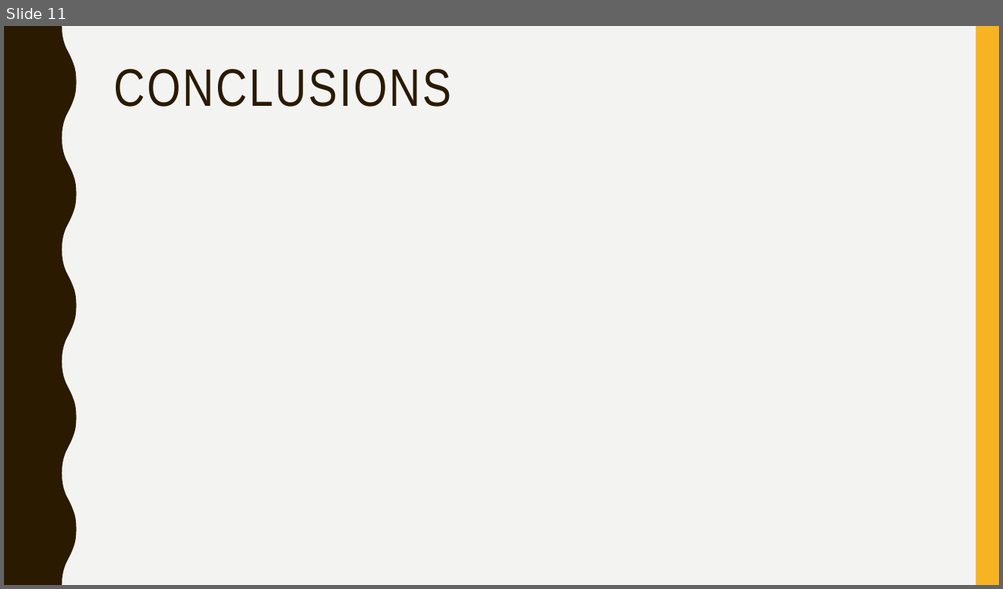
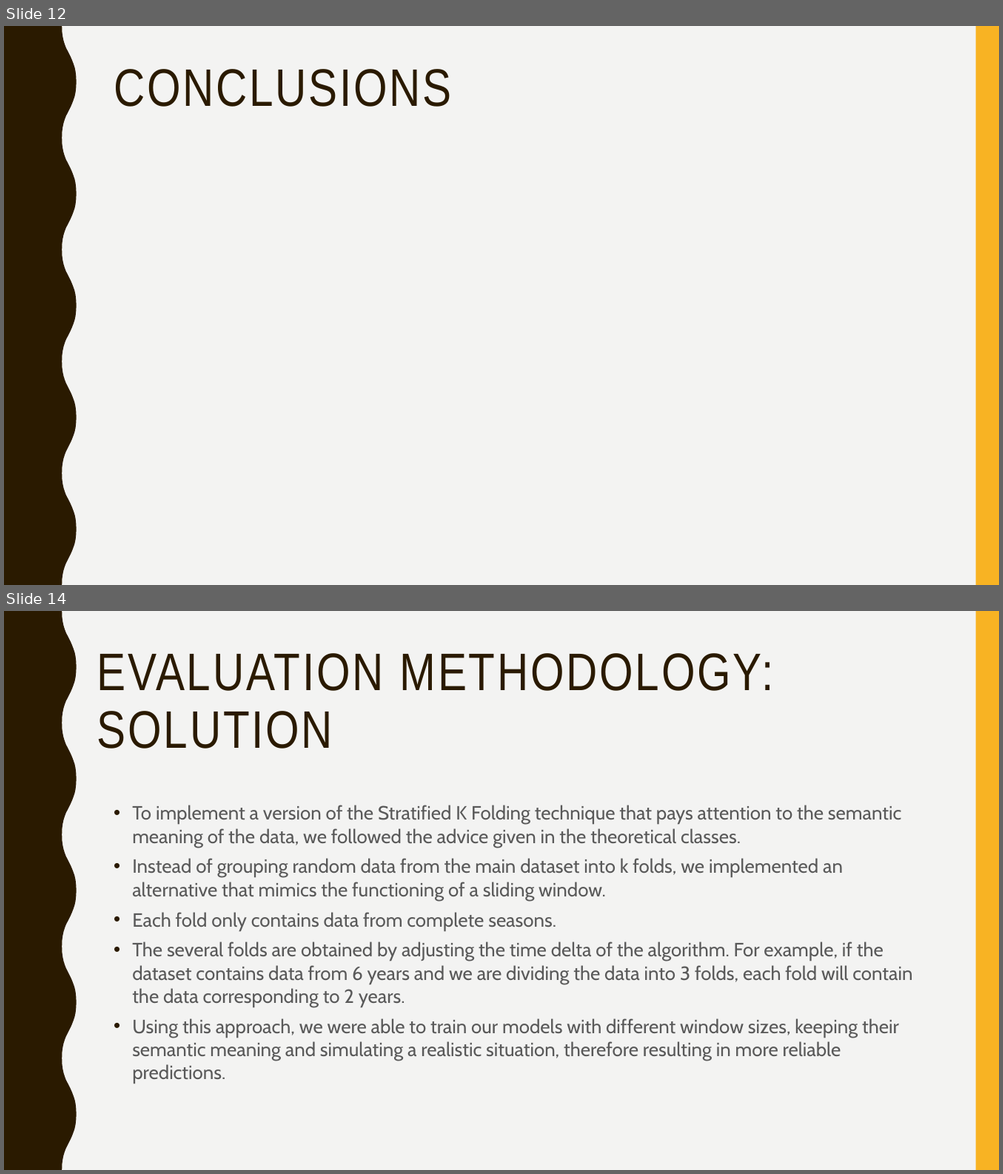
Before and after one commit to afs202005277/AC, a slide deck: ppt projeto.pptx. Shown one above the other, each under a label of ours: slide 11 before the commit, slides 12 and 14 after it; the slides between them are not shown. The pictures are 1003x589 and 1003x1174 pixels, drawn with LibreOffice and Linux fonts; fonts in the diff are those of the drawing. Boxes give left, top, right and bottom in pixels: in the first picture for what was removed or moved away, otherwise in the second. Text is boxed around its words. In the diff, an @@ line names an element or a change of style, - is before the commit and + after.

```diff
--- a/ppt projeto.pptx
+++ b/ppt projeto.pptx
@@ slide 14 added at (4, 611, 999, 1170), background #F3F3F2; not listed: 2 template elements that a slide beside it also shows @@
@@ title added at (97, 653, 774, 749), 51 pt, text #2A1A00 @@
+EVALUATION METHODOLOGY: SOLUTION
@@ text added at (132, 805, 912, 1083), 18.5 pt, text #595959 @@
+• To implement a version of the Stratified K Folding technique that pays attention to the semantic meaning of the data, we followed the advice given in the theoretical classes.
+• Instead of grouping random data from the main dataset into k folds, we implemented an alternative that mimics the functioning of a sliding window.
+• Each fold only contains data from complete seasons.
+• The several folds are obtained by adjusting the time delta of the algorithm. For example, if the dataset contains data from 6 years and we are dividing the data into 3 folds, each fold will contain the data corresponding to 2 years.
+• Using this approach, we were able to train our models with different window sizes, keeping their semantic meaning and simulating a realistic situation, therefore resulting in more reliable predictions.
@@ what was slide 11 is now slide 12 @@
```
Also in this commit, not shown: 12 other slides added, 13 other files.
